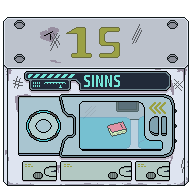
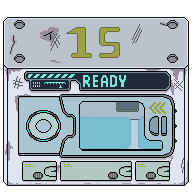
Layered file, before and after one edit (w=192, h=192). Changes by layer:
added layer "READY" in group "interface #1" over [83, 75, 126, 87]
hid "SINNS" over [84, 75, 120, 87]
hid "book" over [107, 121, 127, 137]
showed "dirt" over [5, 22, 188, 185]
